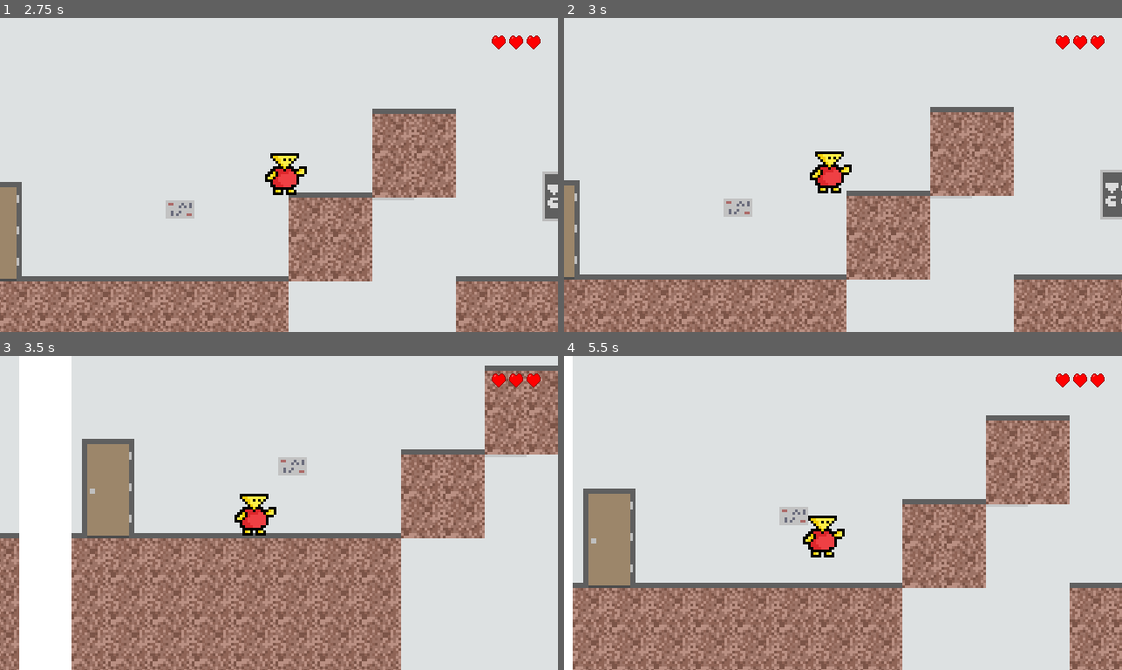
Above: before the commit, frames 1-4 (two rows, left to right).
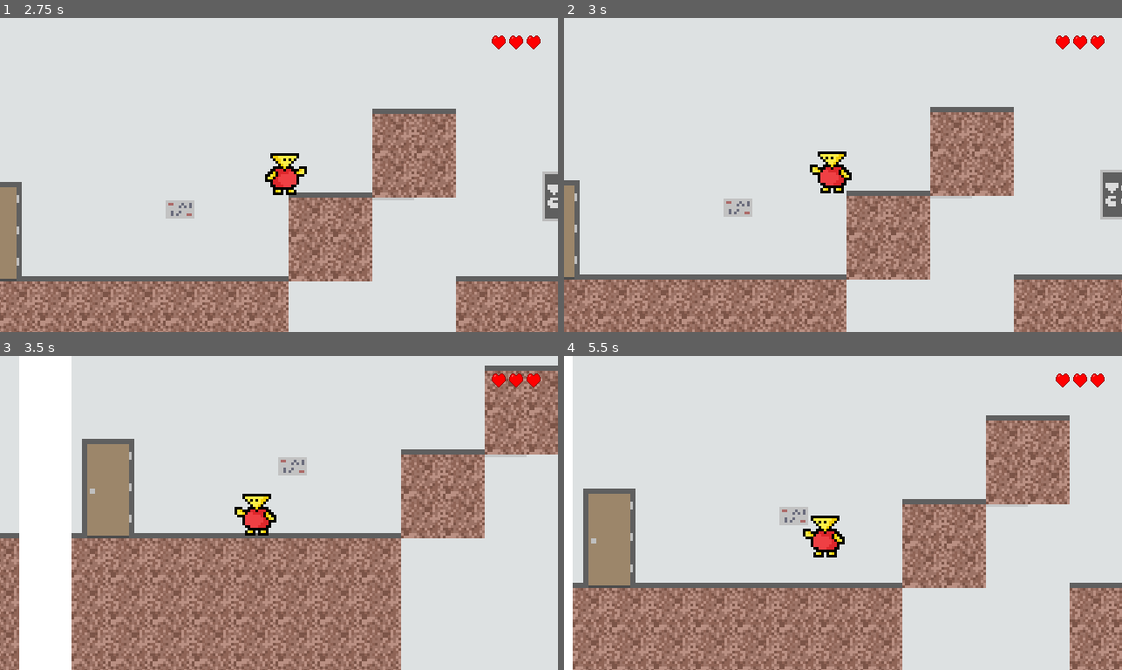
Above: after the commit, the same moments.

Repository: kaareltiitt6nts/godot-jumpergame
Game: Godot game, scene res://scenes/levels/main_menu.tscn
Two runs of this game, one before a commit and one after it. Both use one fixed random seed, a clock stepped at 60 frames per second and the inputs below. Sound files missing from this copy of the repository are replaced by a short silence.
Inputs:
- Up to frame 1 (2.75 s): click "Mängi" at 0.5 s; tap Enter (interact) at 1.25, 1.35, 2.1 s; hold Right (right) from 1.28 s (still down); tap Up (up) at 1.52, 2.27 s
- Up to frame 2 (3 s): release Right (right) at 2.78 s; hold Left (left) from 2.78 s (still down); tap Enter (interact) at 2.85 s
- Up to frame 3 (3.5 s): keep holding Left (left)
- Up to frame 4 (5.5 s): release Left (left) at 3.53 s; hold Right (right) 3.53-5.03 s; tap Enter (interact) at 3.6, 4.35, 5.1 s; tap Up (up) at 3.77, 4.52, 5.27 s; hold Left (left) from 5.03 s (still down)

Frame 1 is identical in both runs. In frame 2, 0.5% of the frame differs, in the area x 44-52%, y 42-56%; in frame 3, 0.5%; in frame 4, 0.5%.

Commit message:
player sprite flip

Diff:
--- a/scripts/player.gd
+++ b/scripts/player.gd
@@ -126,8 +126,10 @@
 		jump()
 	if (isDown("right")): ## paremnool
 		moveDir.x += 1
+		playerSprite.scale.x = 1
 	if (isDown("left")): ## vasaknool
 		moveDir.x -= 1
+		playerSprite.scale.x = -1
 	if (isJustPressed("interact")): ## enter
 		interact()
 
